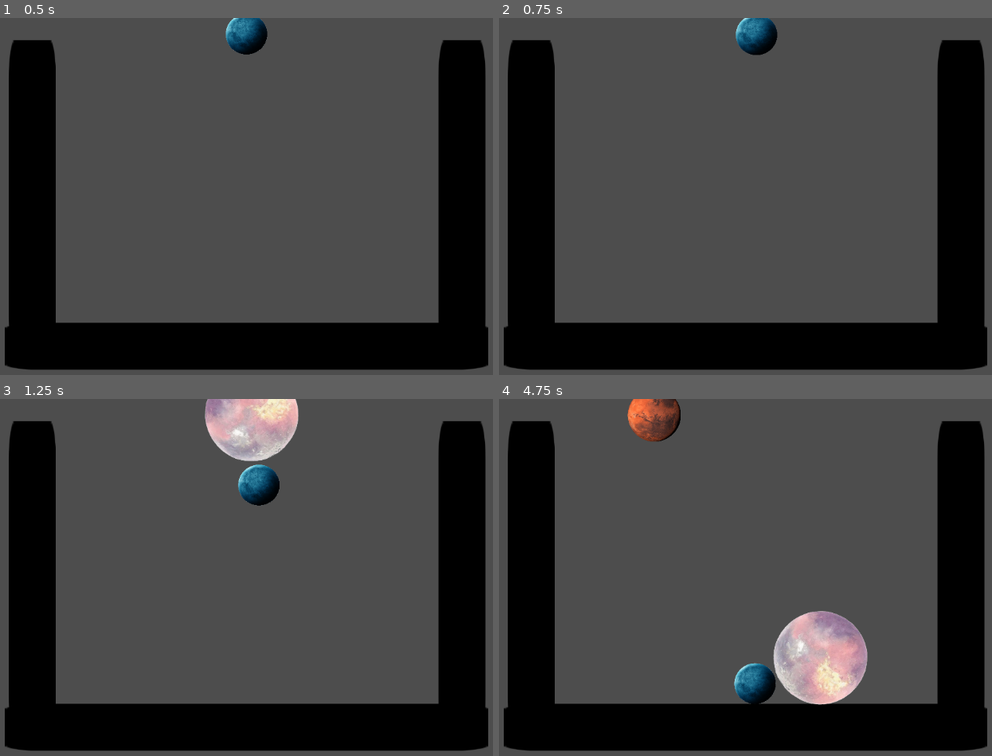
Above: before the commit, frames 1-4 (two rows, left to right).
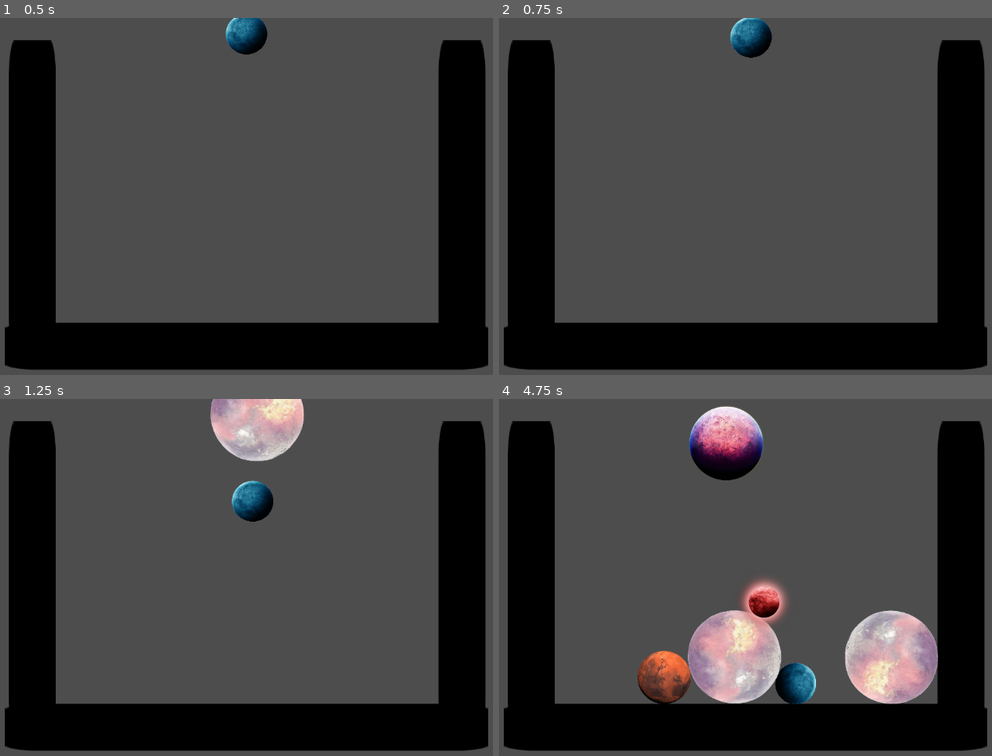
Above: after the commit, the same moments.

Repository: 6thAce/marbel-merger
Game: Godot game, scene res://main.tscn
Two runs of this game, one before a commit and one after it. Both use one fixed random seed, a clock stepped at 60 frames per second and the inputs below. The engine's default icon, where the game draws it, is replaced by a stand-in: a white triangle on a blue panel in a dark square.
Inputs (mouse positions are in pixels of both pictures, inside the frame that each line leads up to):
- Up to frame 1 (0.5 s): no input
- Up to frame 2 (0.75 s): tap Enter at 0.5 s; move the mouse to (883, 178) at 0.52 s; hold Right (ui_right) from 0.53 s (still down); tap Space (space, bound only after the commit) at 0.6 s; click (883, 178) at 0.67 s
- Up to frame 3 (1.25 s): keep holding Right (ui_right)
- Up to frame 4 (4.75 s): move the mouse to (617, 595) at 1.27 s; release Right (ui_right) at 1.28 s; hold Left (ui_left) 1.28-2.03 s; tap Space (space, bound only after the commit) every 0.75 s from 1.35 to 4.35 s; move the mouse to (809, 498) at 2.02 s; hold Right (ui_right) 2.03-3.53 s; move the mouse to (710, 648) at 2.77 s; click (710, 648) at 2.92 s; move the mouse to (937, 631) at 3.52 s; hold Left (ui_left) from 3.53 s (still down); move the mouse to (553, 523) at 4.27 s

Frame 1 is identical in both runs. In frame 2, 0.5% of the frame differs, in the area x 46-57%, y 0-12%; in frame 3, 2.0%; in frame 4, 17%, in the area x 26-90%, y 0-86%.

Commit message:
space button added for dropping ball

Diff:
--- a/main.gd
+++ b/main.gd
@@ -34,7 +34,8 @@
 func _input(event):
 	if event is InputEventMouseButton and event.pressed:
 		drop_ball()
-
+	if Input.is_action_just_pressed("space"):
+		drop_ball()
 	if event is InputEventScreenTouch and event.pressed:
 		drop_ball()
 
--- a/project.godot
+++ b/project.godot
@@ -14,3 +14,11 @@
 run/main_scene="uid://cc6lrqdv51sht"
 config/features=PackedStringArray("4.5", "Forward Plus")
 config/icon="res://icon.svg"
+
+[input]
+
+space={
+"deadzone": 0.2,
+"events": [Object(InputEventKey,"resource_local_to_scene":false,"resource_name":"","device":-1,"window_id":0,"alt_pressed":false,"shift_pressed":false,"ctrl_pressed":false,"meta_pressed":false,"pressed":false,"keycode":0,"physical_keycode":32,"key_label":0,"unicode":32,"location":0,"echo":false,"script":null)
+]
+}
